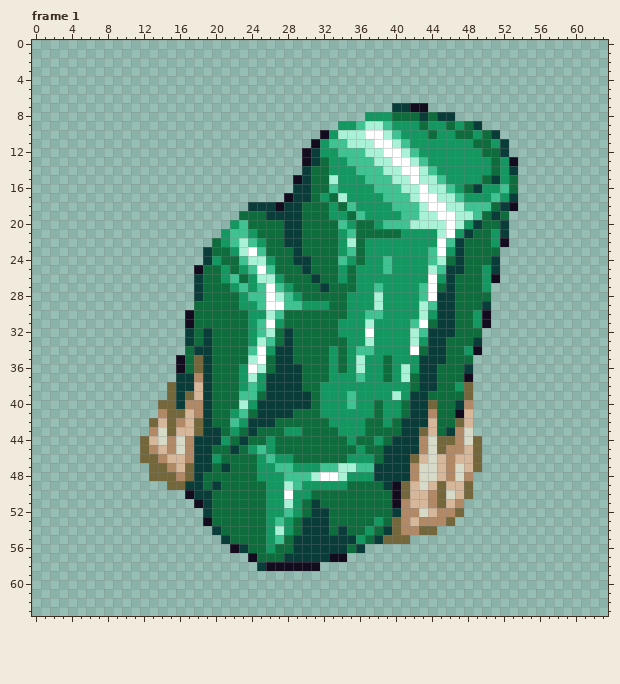
File history of a pixel-art file, GraphicResources/WorkPlace/Emerald_Stone.aseprite. Above, as it was before the edit.
64x64 pixels, 10 frames. Shown: frame 1. The commit also changed other frames, which this record leaves out.
The same view after the edit:
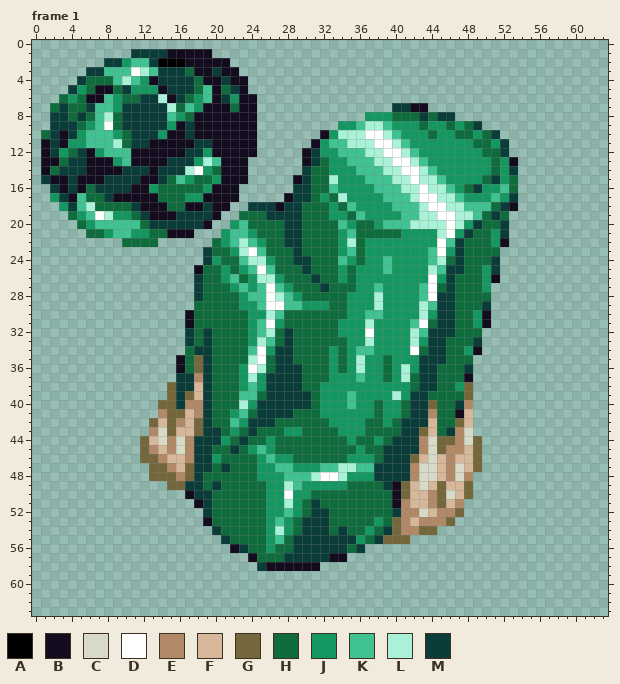
Palette (. is transparent): A #000000  B #130b1e  C #d6dac7  D #ffffff  E #b18966  F #d6b79a  G #74673b  H #0f6c3d  J #159762  K #41c292  L #aaf2d7  M #0a3d3a
From old to new:
layer "Layer 2" now shown
Changed rows in their new state; - is an unchanged pixel.
Frame 1, layer "Layer 2":
first column x 1:
 1 ----------MMMMBBBBB-----
 2 -------MMJKKMAAABBBBB---
 3 -----MMKKKDLKMMMHBBMBB--
 4 ----MHHHKLKJBMMMMHBBMBB-
 5 ---MJHBBHMJJJBMMMHKBHMB-
 6 --HJHBBKJHHMMLBMHJKBMJBB
 7 -HMHHMKKJMMMMMLHKJBBBHBB
 8 -MMHMHKLHMMMMMKJHBBBBBBB
 9 -MMMHJKDHMMMMMJBMBBBBBBB
10 HMBMJKKKJHMMMJBBMBBBBBBB
11 BMBJJKKKLHMMBBBBBMMBBBBB
12 BMJHMBJKKKBBBBBBMMJBBBBB
13 BBHMMBBBJKBBBBMMMJLKBBB-
14 BHMMMBBBBMMMBMMMLDJHBBB-
15 MBBMBBBMMMMBBMHKJHHJBBB-
16 -MBMBHMMMMBBJHHHHHJBBB--
17 -JMBKHHMBBBBBHHHJJBBBB--
18 --JMKLHHHHMBBBHHBBMBB---
19 ---HJKDLJJHMBBBMMMMB----
20 ----HJKKKKKHMMMMMMB-----
21 -----HHJKKJJHHBBB-------
22 ---------HHHH-----------
Boxes around the changes in both pictures, in picture pixels (x1, y1, x2, y2):
added: (41, 49, 257, 247)
